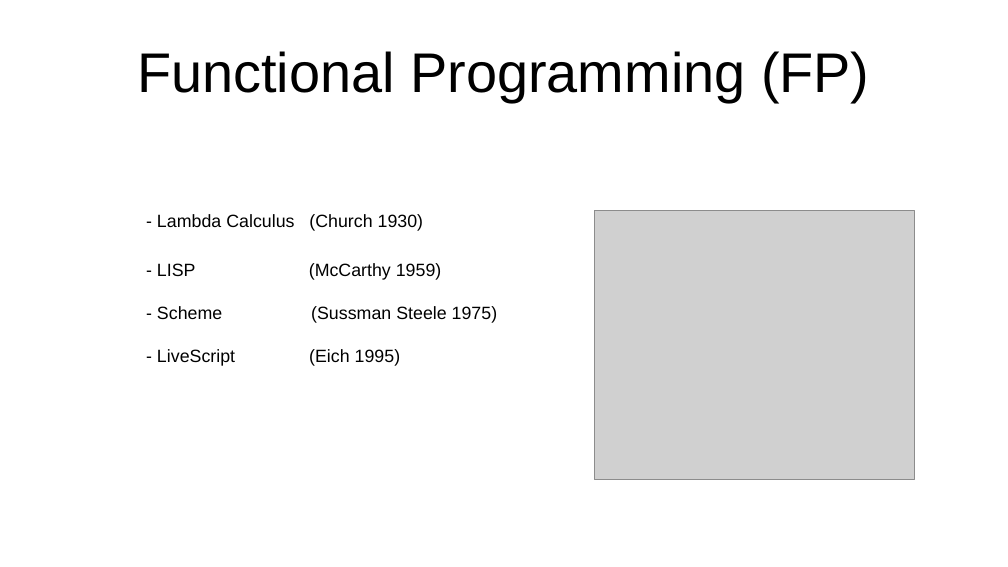
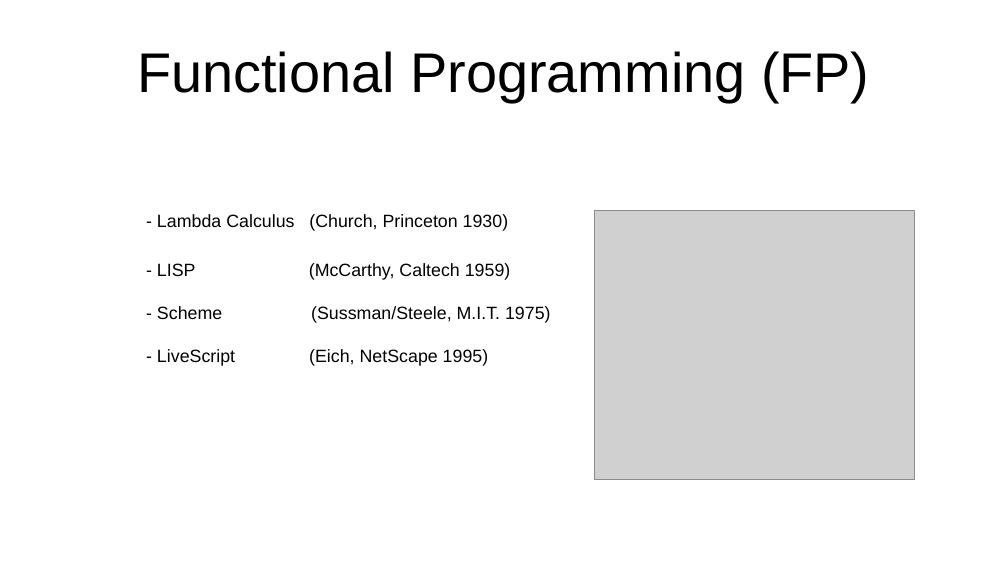
Before and after one commit to marcus-yeagle/react-tutorial, a slide deck: slide 5 of React 101.pptx (slide 4 before the commit). Drawn at 1008x567 pixels with LibreOffice and Linux fonts; fonts in the diff are those of the drawing; grey boxes stand for pictures. Boxes give left, top, right and bottom in pixels: in the first picture for what was removed or moved away, otherwise in the second. Text is boxed around its words. In the diff, an @@ line names an element or a change of style, - is before the commit and + after.

Commit message:
ppt final

```diff
--- a/React 101.pptx
+++ b/React 101.pptx
@@ text at [157,214,551,366]: text changed @@
-- Lambda Calculus (Church 1930)
-- LISP (McCarthy 1959)
-- Scheme (Sussman Steele 1975)
-- LiveScript (Eich 1995)
+- Lambda Calculus (Church, Princeton 1930)
+- LISP (McCarthy, Caltech 1959)
+- Scheme (Sussman/Steele, M.I.T. 1975)
+- LiveScript (Eich, NetScape 1995)
```
Also in this commit, not shown: 4 other slides changed, 1 slide added, 1 other file.
